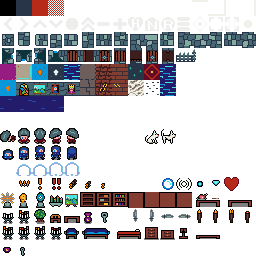
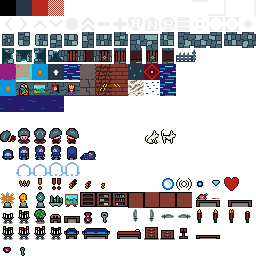
Layered file, before and after one edit (256 x 256). Changes by layer:
painted on "tiles31color.png" over [80, 151, 96, 160]
